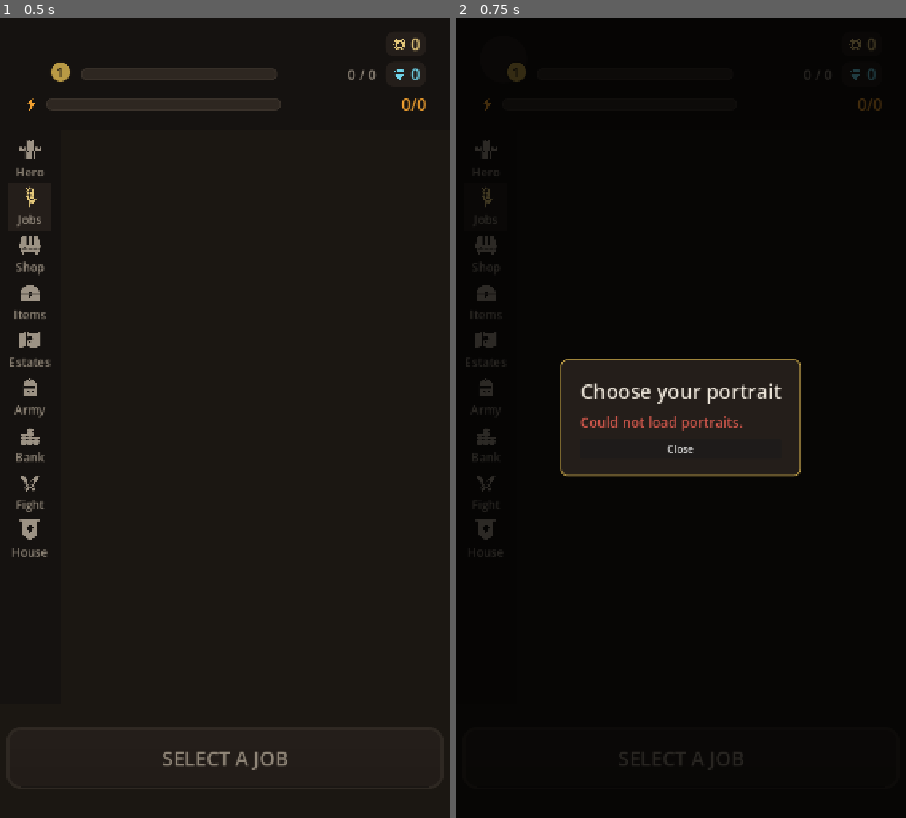
Above: before the commit, frames 1-2 (left to right).
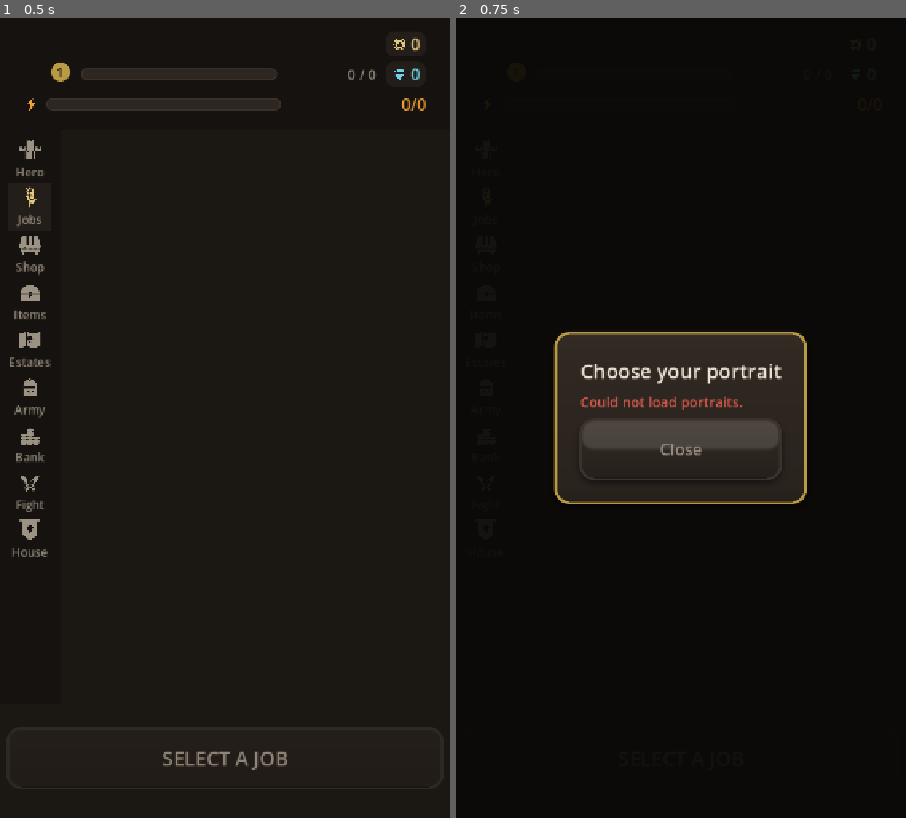
Above: after the commit, the same moments.

Repository: yigitkarabulut0/Emperors
Game: Godot game, scene res://scenes/shell/shell.tscn
Same seed, same stepped clock (60 frames per second), same inputs: the game is played once before the commit and once after it. This scene is started directly instead of the project's main scene.
Inputs (mouse positions are in pixels of both pictures, inside the frame that each line leads up to):
- Up to frame 1 (0.5 s): no input
- Up to frame 2 (0.75 s): click (505, 58) at 0.5 s

Frame 1 is identical in both runs. In frame 2, 7.1% of the frame differs, in the area x 5-95%, y 2-61%.

Commit message:
The last three overlays get the same surfaces as everything else
The portrait picker, the kingdom rows and the battle replay were the last
places still drawing flat boxes, and the picker had the same two faults the
soldier sheet had: a backdrop at 0.72 you could read the whole jobs list
through, so it did not register as modal, and a bare text link where a
Close button belongs.

Nothing structural -- the same card surfaces and the same real buttons the
rest of the game already uses.

Co-Authored-By: Claude Opus 5 (1M context) <noreply@anthropic.com>
Claude-Session: https://claude.ai/code/session_01HLR94mDLKAqcHBzz8u4yxV

Diff:
--- a/client/scenes/battle/battle_replay.gd
+++ b/client/scenes/battle/battle_replay.gd
@@ -123,7 +123,7 @@
 
 	var skip := UI.ghost_button("SKIP", UI.F_BODY)
 	skip.custom_minimum_size = Vector2(0, UI.TAP_MIN)
-	skip.add_theme_stylebox_override("normal", UI.panel_box(Palette.PANEL, Palette.LINE))
+	skip.add_theme_stylebox_override("normal", UI.skin("ghost", Palette.PANEL, 14, 10))
 	skip.pressed.connect(func() -> void: _skip = true)
 	col.add_child(skip)
 
@@ -136,7 +136,7 @@
 	var card := PanelContainer.new()
 	card.custom_minimum_size = Vector2(148, 0)
 	card.size_flags_horizontal = Control.SIZE_EXPAND_FILL
-	card.add_theme_stylebox_override("panel", UI.panel_box(Palette.PANEL, accent))
+	card.add_theme_stylebox_override("panel", UI.skin("panel_gold", Palette.PANEL, 16, 14))
 
 	var pad := MarginContainer.new()
 	for edge in ["left", "right"]:
@@ -340,7 +340,7 @@
 	var won := bool(_result.get("won", false))
 	var panel := PanelContainer.new()
 	panel.add_theme_stylebox_override("panel",
-		UI.panel_box(Palette.PANEL, Palette.SUCCESS if won else Palette.DANGER))
+		UI.skin("panel_gold", Palette.PANEL, 22, 20))
 	panel.custom_minimum_size = Vector2(300, 0)
 	_root.add_child(panel)
 	panel.position = _root.size / 2.0 - Vector2(150, 90)
--- a/client/scenes/shell/avatar_picker.gd
+++ b/client/scenes/shell/avatar_picker.gd
@@ -23,7 +23,7 @@
 	layer = 20
 
 	var dim := ColorRect.new()
-	dim.color = Color(0, 0, 0, 0.72)
+	dim.color = Color(Palette.BG.r * 0.4, Palette.BG.g * 0.4, Palette.BG.b * 0.4, 0.93)
 	dim.set_anchors_preset(Control.PRESET_FULL_RECT)
 	# Tapping the backdrop closes, which is the gesture people try first.
 	dim.gui_input.connect(func(e: InputEvent) -> void:
@@ -36,7 +36,7 @@
 	SafeArea.wrap(self, Vector4(16, 16, 16, 16)).add_child(centre)
 
 	var card := PanelContainer.new()
-	card.add_theme_stylebox_override("panel", UI.panel_box(Palette.PANEL, Palette.GOLD_DEEP))
+	card.add_theme_stylebox_override("panel", UI.skin("panel_gold", Palette.PANEL, 22, 20))
 	centre.add_child(card)
 
 	var pad := MarginContainer.new()
@@ -55,9 +55,8 @@
 	_grid.add_theme_constant_override("v_separation", 10)
 	col.add_child(_grid)
 
-	var close := Button.new()
-	close.text = "Close"
-	close.focus_mode = Control.FOCUS_NONE
+	var close := UI.ghost_button("Close", UI.F_BODY)
+	close.custom_minimum_size = Vector2(0, UI.TAP_PRIMARY)
 	close.pressed.connect(_close)
 	col.add_child(close)
 
@@ -80,10 +79,9 @@
 	b.custom_minimum_size = Vector2(TILE, TILE)
 	b.focus_mode = Control.FOCUS_NONE
 	b.tooltip_text = id
-	var border := Palette.GOLD if selected else Color.TRANSPARENT
-	b.add_theme_stylebox_override("normal", UI.panel_box(Palette.PANEL_HIGH, border))
-	b.add_theme_stylebox_override("hover", UI.panel_box(Palette.PANEL_HIGH, Palette.GOLD_DEEP))
-	b.add_theme_stylebox_override("pressed", UI.panel_box(Palette.PANEL, Palette.GOLD))
+	b.add_theme_stylebox_override("normal", UI.card_box(selected))
+	b.add_theme_stylebox_override("hover", UI.card_box(true))
+	b.add_theme_stylebox_override("pressed", UI.skin("ghost_press", Palette.PANEL, 14, 10))
 	b.pressed.connect(_pick.bind(id))
 
 	var img := TextureRect.new()
--- a/client/scenes/tabs/kingdom.gd
+++ b/client/scenes/tabs/kingdom.gd
@@ -88,7 +88,7 @@
 		b.size_flags_horizontal = Control.SIZE_EXPAND_FILL
 		var active: bool = _mode == int(entry[0])
 		b.add_theme_stylebox_override("normal",
-			UI.panel_box(Palette.PANEL_HIGH if active else Palette.PANEL, Color.TRANSPARENT))
+			UI.card_box(active))
 		b.add_theme_color_override("font_color", Palette.GOLD if active else Palette.TEXT_DIM)
 		var m: int = int(entry[0])
 		b.pressed.connect(func() -> void:
@@ -342,7 +342,7 @@
 
 func _card(title: String, sub: String, accent: Color) -> PanelContainer:
 	var p := PanelContainer.new()
-	p.add_theme_stylebox_override("panel", UI.panel_box(Palette.PANEL, Color.TRANSPARENT))
+	p.add_theme_stylebox_override("panel", UI.card_box())
 	var row := HBoxContainer.new()
 	row.add_theme_constant_override("separation", 10)
 	p.add_child(row)
Not shown, added: proof/M9/avatars.png
Not shown, added: proof/M9/avatars2.png
